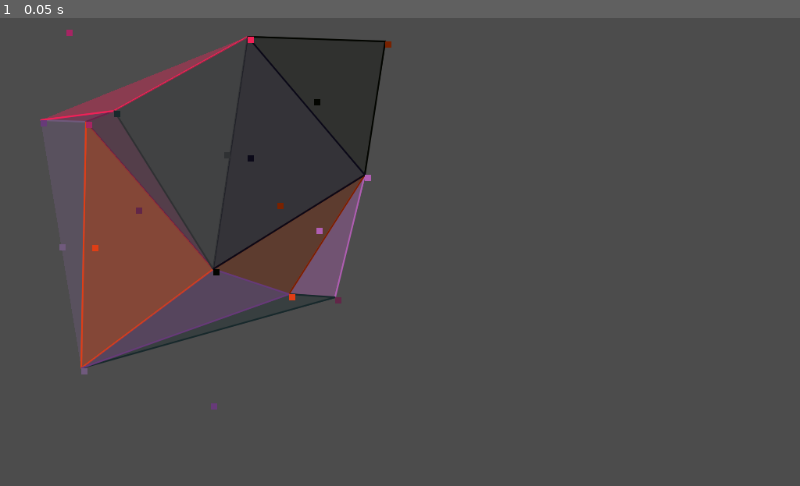
Above: before the commit, frame 1.
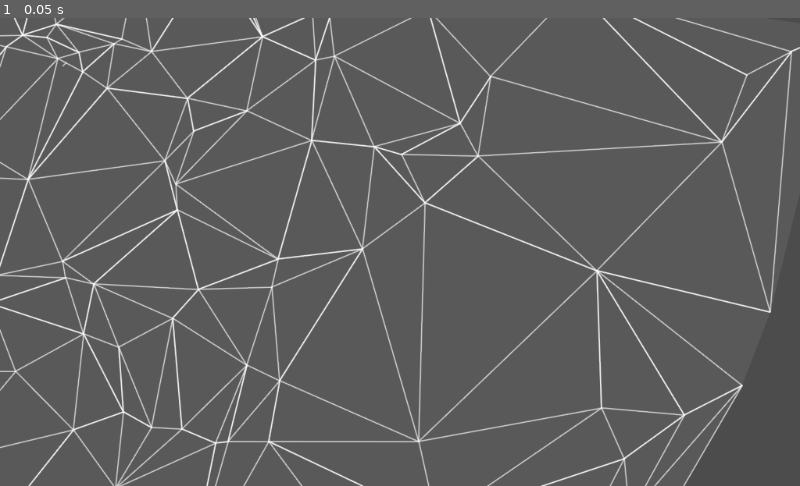
Above: after the commit, the same moment.

Repository: tVeratti/godot-wild-jam-44
Game: Godot game, scene res://Test.tscn
Two runs of this game, one before a commit and one after it. Both use one fixed random seed, a clock stepped at 60 frames per second and the inputs below.
Inputs:
- Up to frame 1 (0.05 s): no input

The runs differ from the first frame. In frame 1, 24% of the frame differs, in the area x 0-100%, y 0-100%.

Commit message:
start new random crack

Diff:
--- a/src/Chunk.gd
+++ b/src/Chunk.gd
@@ -12,7 +12,7 @@
 
 func set_shape(_points):
 	points = _points
-#	collision.polygon = points
+#	collision.polygon =
 	line.points = points
 	polygon.polygon = points
 
@@ -25,3 +25,7 @@
 func _on_Chunk_input_event(viewport, event, shape_idx):
 	if event is InputEventMouseButton and event.pressed:
 		emit_signal("on_crack", self, event.position)
+
+
+func _on_Chunk_area_entered(area):
+	print('hi')
--- a/src/Chunk.tscn
+++ b/src/Chunk.tscn
@@ -17,4 +17,5 @@
 self_modulate = Color( 1, 1, 1, 0.376471 )
 color = Color( 1, 1, 1, 0.188235 )
 
+[connection signal="area_entered" from="." to="." method="_on_Chunk_area_entered"]
 [connection signal="input_event" from="." to="." method="_on_Chunk_input_event"]
--- a/src/Voronoi.gd
+++ b/src/Chunks.gd
@@ -1,9 +1,12 @@
 extends Object
 
-class_name Voronoi
+class_name ChunkGenerator
 
-var width:int = 500
-var height:int = 500
+
+var width:int = 200
+var height:int = 200
+var site_size:int = 80
+var site_variation:int = 50
 
 var rng:RandomNumberGenerator = RandomNumberGenerator.new()
 
@@ -21,28 +24,32 @@
 	circumcenters = get_circumcenters(delaunay)
 	sites = []
 
-	for point in points:
-		# Loop through the points used to create delauney triangles
-		# Get all triangles that touch this point; this means they are adjacent
-		var adjacent_circumcenters = []
-		for index in delaunay.size():
-			var triangle = delaunay[index]
-			for triangle_point in triangle:
-				if triangle_point == point and not adjacent_circumcenters.has(index):
-					adjacent_circumcenters.append(circumcenters[index])
-
-#		adjacent_circumcenters.sort_custom(self, "sort_circumcenters")
-		sites.append(adjacent_circumcenters)
+#	for point in points:
+#		# Loop through the points used to create delauney triangles
+#		# Get all triangles that touch this point; this means they are adjacent
+#		var adjacent_circumcenters = []
+#		for index in delaunay.size():
+#			var triangle = delaunay[index]
+#			for triangle_point in triangle:
+#				if triangle_point == point and not adjacent_circumcenters.has(index):
+#					adjacent_circumcenters.append(circumcenters[index])
+#
+##		adjacent_circumcenters.sort_custom(self, "sort_circumcenters")
+#		sites.append(adjacent_circumcenters)
 
 
 
 func generate_points(amount:int):
 	var vectors = []
 
-	for i in range(amount):
-		vectors.append(Vector2(
-			rng.randi_range(0, width),
-			rng.randi_range(0, height)))
+	var row_size = amount / 2
+	for x in range(row_size):
+		for y in range(row_size):
+			var new_point = Vector2(
+				x * (site_size + rng.randi_range(-site_variation, site_variation)),
+				y * (site_size + rng.randi_range(-site_variation, site_variation)))
+
+			vectors.append(new_point)
 
 	return vectors
 
@@ -57,7 +64,10 @@
 
 
 func sort_circumcenters(a, b):
-	return atan2(a.x, a.y) - atan2(b.x, b.y)
+	var angle_a = atan2(a.x, a.y)
+	var angle_b = atan2(b.x, b.y)
+
+	return angle_a > angle_b
 
 
 func get_inner_delauney(triangle, new_point = null):
@@ -101,8 +111,10 @@
 func get_circumcenter(a:Vector2, b:Vector2, c:Vector2):
 	var x1 = a.x
 	var y1 = a.y
+
 	var x2 = b.x
 	var y2 = b.y
+
 	var x3 = c.x
 	var y3 = c.y
 
@@ -114,8 +126,8 @@
 	var d2 = d1 - x2 * x2 - y2 * y2;
 	var d3 = d1 - x3 * x3 - y3 * y3;
 	var ab = (a3 * b2 - a2 * b3) * 2;
-	var xa = (b2 * d3 - b3 * d2) / ab - x1;
-	var ya = (a3 * d2 - a2 * d3) / ab - y1;
+	var xa = (b2 * d3 - b3 * d2) / max(ab - x1, 1);
+	var ya = (a3 * d2 - a2 * d3) / max(ab - y1, 1);
 
 	return Vector2(x1 + xa, y1 + ya)
 
--- /dev/null
+++ b/src/Crack.gd
@@ -0,0 +1,67 @@
+extends Node
+
+signal on_click(crack, position)
+
+
+const VARIATION:float = 1.5
+const LENGTH:float = 5.0
+const MINIMUM_DIRECTION:float = 0.3
+
+
+onready var line:Line2D = $Line2D
+onready var point_nodes:Node2D = $Points
+
+
+var rng:RandomNumberGenerator = RandomNumberGenerator.new()
+var points:Array = [Vector2.ZERO]
+var primary_direction:Vector2 = Vector2.ZERO
+var previous_direction:Vector2 = Vector2.ZERO
+
+
+func _ready():
+	next()
+	primary_direction = previous_direction
+
+	update_shapes()
+
+
+func next():
+	rng.randomize()
+
+	var new_direction:Vector2 = primary_direction
+
+	while abs(new_direction.direction_to(primary_direction).length()) < MINIMUM_DIRECTION:
+		new_direction += Vector2(
+			rng.randf_range(-VARIATION, VARIATION),
+			rng.randf_range(-VARIATION, VARIATION))
+
+	previous_direction = new_direction.normalized()
+	points.append(points.back() + (new_direction * LENGTH))
+
+	return new_direction
+
+
+func update_shapes():
+	for child in point_nodes.get_children():
+		child.queue_free()
+
+	for point in points:
+		var collision_dot:CollisionShape2D = CollisionShape2D.new()
+		var shape =  CircleShape2D.new()
+		shape.radius = 2.0
+		collision_dot.shape  = shape
+		collision_dot.position = point
+		point_nodes.add_child(collision_dot)
+
+	line.points = points
+
+
+func _on_Crack_input_event(viewport, event, shape_idx):
+	if event is InputEventMouseButton and event.pressed:
+		next()
+		update_shapes()
+		emit_signal("on_click", self, event.position)
+
+
+func _on_Crack_area_entered(area):
+	print(area.name)
--- /dev/null
+++ b/src/Crack.tscn
@@ -0,0 +1,22 @@
+[gd_scene load_steps=3 format=2]
+
+[ext_resource path="res://Crack.gd" type="Script" id=1]
+
+[sub_resource type="CircleShape2D" id=1]
+
+[node name="Crack" type="Area2D"]
+script = ExtResource( 1 )
+
+[node name="Line2D" type="Line2D" parent="."]
+points = PoolVector2Array( 230, 264 )
+width = 1.0
+default_color = Color( 1, 1, 1, 0.345098 )
+antialiased = true
+
+[node name="CollisionShape2D" type="CollisionShape2D" parent="."]
+shape = SubResource( 1 )
+
+[node name="Points" type="Node2D" parent="."]
+
+[connection signal="area_entered" from="." to="." method="_on_Crack_area_entered"]
+[connection signal="input_event" from="." to="." method="_on_Crack_input_event"]
--- a/src/Test.gd
+++ b/src/Test.gd
@@ -1,66 +1,33 @@
 extends Node2D
 
 var Chunk = preload("res://Chunk.tscn")
+var Crack = preload("res://Crack.tscn")
 
 
-var voronoi
 var colors:Array = []
 
 onready var polygons:Node2D = $Polygons
+onready var cracks:Node2D = $Cracks
 
 
 func _ready():
-	voronoi = Voronoi.new()
-	voronoi.generate(10, 0)
+	var chunks = ChunkGenerator.new()
+	chunks.generate(20)
 
-	var inner_points = []
-	var inner_index = 0
-	var color = Color.aqua
-
-	for index in voronoi.delaunay.size():
-		var site = voronoi.delaunay[index]
-		colors.append(random_color())
-
+	for triangle in chunks.delaunay:
 		var chunk = Chunk.instance()
 		polygons.add_child(chunk)
-		chunk.set_shape(site)
-		chunk.set_color(colors[index])
-#		chunk.connect("on_crack", self, "_on_chunk_crack")
-
-	render_dots(voronoi.points)
-	render_dots(voronoi.circumcenters)
-#	for site in voronoi.sites:
-#		var chunk = Chunk.instance()
-#		polygons.add_child(chunk)
-#		chunk.set_shape(site)
-#		chunk.set_color(random_color())
+		chunk.set_shape(triangle)
 
 
-func render_dots(arr):
-	for index in arr.size():
-		var center = arr[index]
-		var color = colors[index]
-		var dot = ColorRect.new()
-		dot.color = color
-		dot.rect_size = Vector2(8, 8)
-		dot.rect_position = center
-		polygons.add_child(dot)
+	var crack = Crack.instance()
+	crack.connect("on_click", self, "_on_crack")
+	cracks.add_child(crack)
 
 
-func _on_chunk_crack(chunk, point):
-	var top_chunk = voronoi.get_inner_delauney(chunk.points, point)
-#	var new_chunks = []
-#	for inner_chunk in top_chunk:
-#		new_chunks += voronoi.get_inner_delauney(inner_chunk)
-
-	for shape in top_chunk:
-		var new_chunk = Chunk.instance()
-		polygons.add_child(new_chunk)
-		new_chunk.set_shape(shape)
-		new_chunk.connect("on_crack", self, "_on_chunk_crack")
-
-	chunk.queue_free()
-
+func _on_crack(crack, point):
+	for chunk in polygons.get_children():
+		print(chunk.get_overlapping_areas())
 
 
 func random_color() -> Color:
--- a/src/Test.tscn
+++ b/src/Test.tscn
@@ -6,5 +6,7 @@
 script = ExtResource( 1 )
 
 [node name="Polygons" type="Node2D" parent="."]
+position = Vector2( -76, -75 )
 
-[node name="Line2D" type="Line2D" parent="Polygons"]
+[node name="Cracks" type="Node2D" parent="."]
+position = Vector2( 85, 57 )
--- a/src/project.godot
+++ b/src/project.godot
@@ -10,12 +10,12 @@
 
 _global_script_classes=[ {
 "base": "Object",
-"class": "Voronoi",
+"class": "ChunkGenerator",
 "language": "GDScript",
-"path": "res://Voronoi.gd"
+"path": "res://Chunks.gd"
 } ]
 _global_script_class_icons={
-"Voronoi": ""
+"ChunkGenerator": ""
 }
 
 [application]
